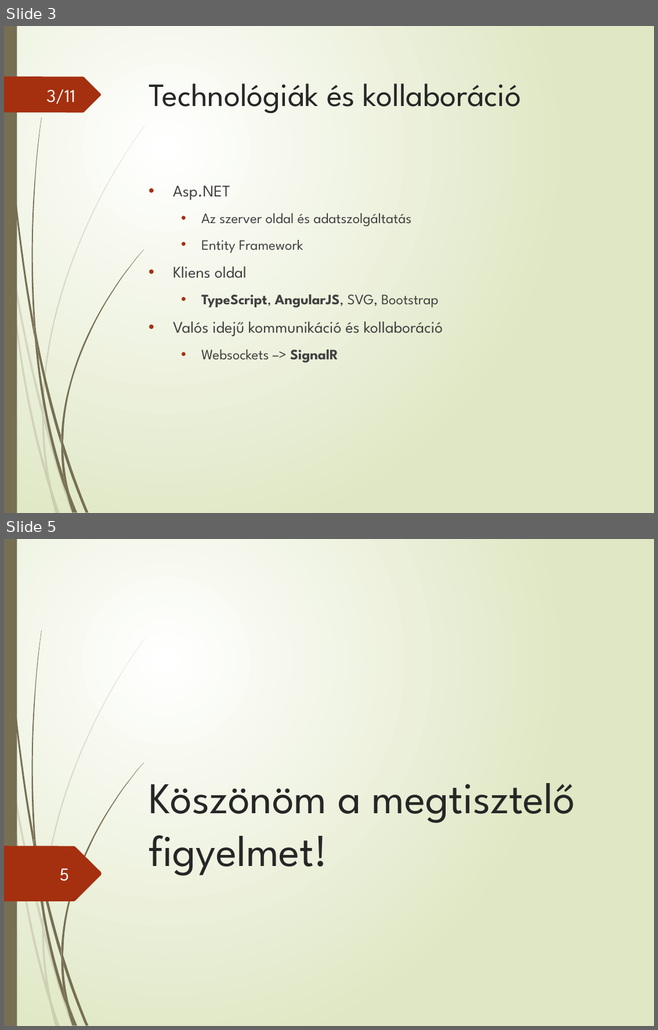
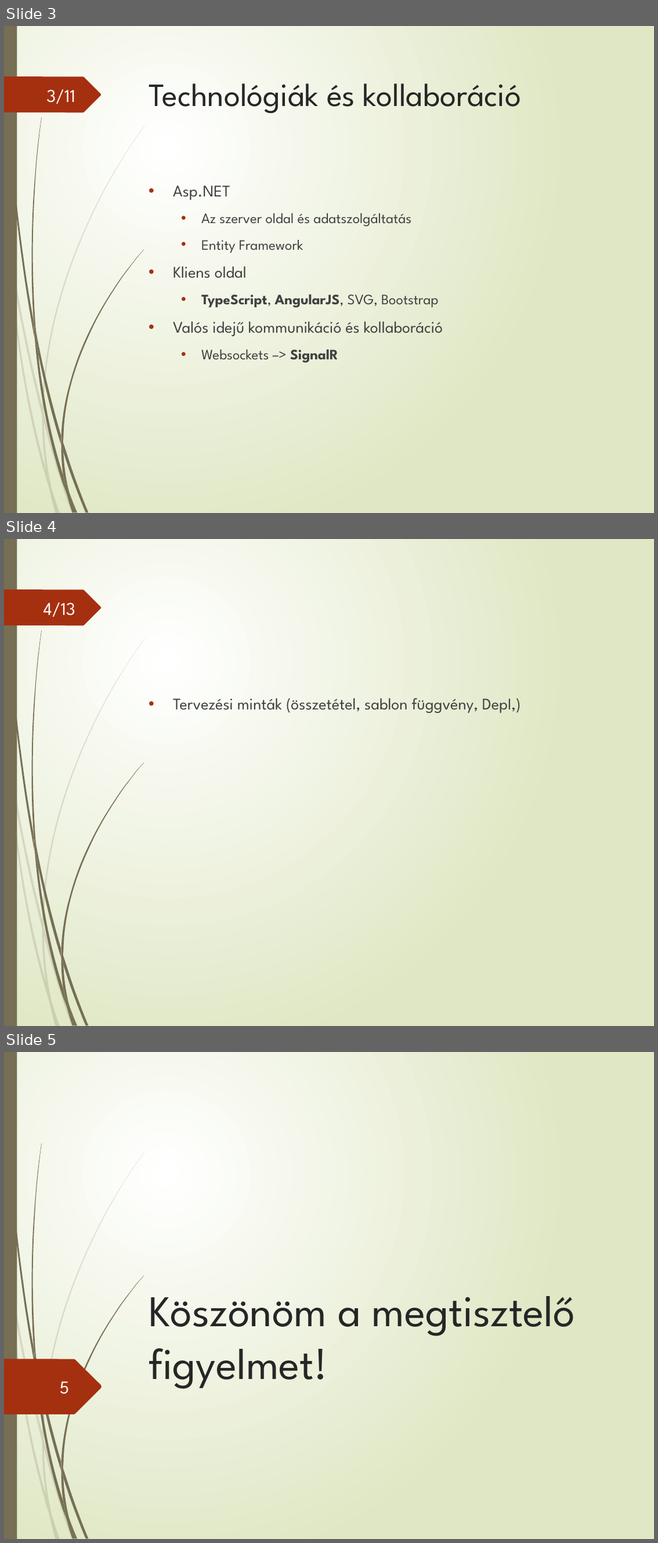
Before and after one commit to lovi88/AA_SZAKDOLGOZAT, a slide deck: DVD/prezentacio/K971UM_Lovas_Tick.pptx. Shown one above the other, each under a label of ours: slides 3 and 5 before the commit, slides 3, 4 and 5 after it; the slides between them are not shown. The pictures are 658x1030 and 658x1543 pixels, drawn with LibreOffice and Linux fonts; fonts in the diff are those of the drawing. Boxes give left, top, right and bottom in pixels: in the first picture for what was removed or moved away, otherwise in the second. Text is boxed around its words. In the diff, an @@ line names an element or a change of style, - is before the commit and + after.

```diff
--- a/DVD/prezentacio/K971UM_Lovas_Tick.pptx
+++ b/DVD/prezentacio/K971UM_Lovas_Tick.pptx
@@ slide 4 added at [4,539,654,1026], background gradient #FFFFFF to #DFE8C4; not listed: 24 template elements that a slide beside it also shows @@
@@ page number added at [43,602,75,617], 20 pt, text #FEFFFF @@
+4/13
@@ text added at [173,698,521,713], 18 pt, text #404040 @@
+• Tervezési minták (összetétel, sablon függvény, DepI,)
```
Also in this commit, not shown: 1 slide removed, 2 other files.
